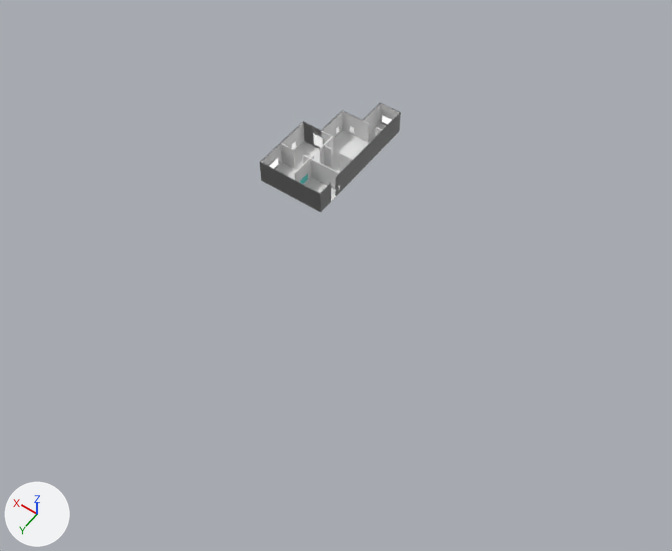
Before and after pictures for a commit that changed the glTF model models/identity_interior.glb.
Camera for both pictures: a 50 mm camera at (-26.3, 38.2, 52.5) aimed at (-1.5, 3.5, -2.0). Lighting does not change. The marker at lower left points along +X, +Y and +Z. Where no turn or scale is listed for an object, it has been applied to the vertices.

In view in the first picture: 'Wall', 'floor_identity', 'wall_exterior'.
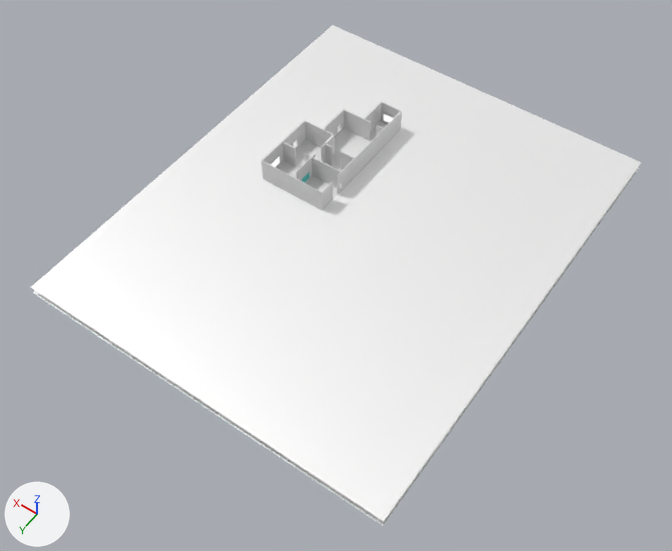
Boxes (x1, y1, x2, y2) around the edits, measured in the pictures (672 x 551 px):
'FloorOut', added
    after: (31, 25, 642, 522)
'Wall', moved
    before: (260, 103, 401, 212)
    after: (261, 101, 402, 210)
'FloorOut2', added
    after: (33, 168, 639, 526)
'wall_exterior', deleted
    before: (261, 103, 399, 196)

The change, as a list of edits to the scene's bpy script:
```text
Add mat_material_0:
    mat_material_0 = bpy.data.materials.new('Material_0')
    mat_material_0.use_nodes = True; mat_material_0.node_tree.nodes.clear()
    _N = mat_material_0.node_tree.nodes; _L = mat_material_0.node_tree.links
    n0 = _N.new('ShaderNodeBsdfPrincipled'); n0.name = 'Principled BSDF'
    n0.inputs[1].default_value = 0.5  # 'Metallic'
    n1 = _N.new('ShaderNodeOutputMaterial'); n1.name = 'Material Output'
    n2 = _N.new('ShaderNodeVertexColor'); n2.name = 'Color Attribute'
    _L.new(n0.outputs[0], n1.inputs[0])  # 'BSDF' to 'Surface'
    _L.new(n2.outputs[0], n0.inputs[0])  # 'Color' to 'Base Color'
Add me_mesh_0_1:
    me_mesh_0_1.from_pydata(...)  # 4 vertices, 2 faces; spans x -5.0..5.0, y 0.0, z -3.0..3.0
    me_mesh_0_1.materials.append(mat_material_0)
Change ob_wall:
    ob_wall.location: (4.66, -4.8, 0.0) -> (4.66, -4.99, 0.02)
Remove ob_wall_exterior:
    ob_wall_exterior = bpy.data.objects.new('wall_exterior', me_mesh_1)
    ob_wall_exterior.location = (4.66, -4.8, 0.0)
Add ob_floorout2:
    ob_floorout2 = bpy.data.objects.new('FloorOut2', me_mesh_0_1)
    ob_floorout2.parent = ob_identity
    ob_floorout2.location = (5.172, -4.899, -0.6)
    ob_floorout2.rotation_euler = (-1.571, 0.0, -1.571)  # degrees (-90, 0, -90)
    ob_floorout2.scale = (3.66, 1.0, 5.0)
Add ob_floorout:
    ob_floorout = bpy.data.objects.new('FloorOut', me_mesh_0_1)
    ob_floorout.parent = ob_identity
    ob_floorout.location = (5.172, -4.899, 0.01)
    ob_floorout.rotation_euler = (-1.571, 0.0, -1.571)  # degrees (-90, 0, -90)
    ob_floorout.scale = (3.66, 1.0, 5.0)
```
